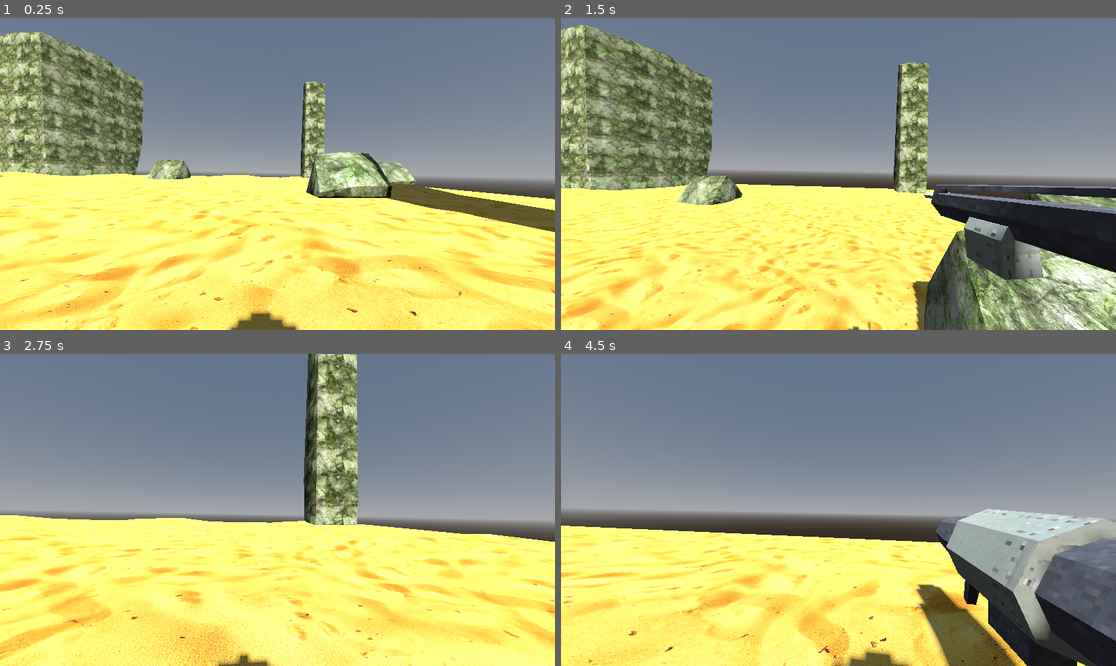
Above: before the commit, frames 1-4 (two rows, left to right).
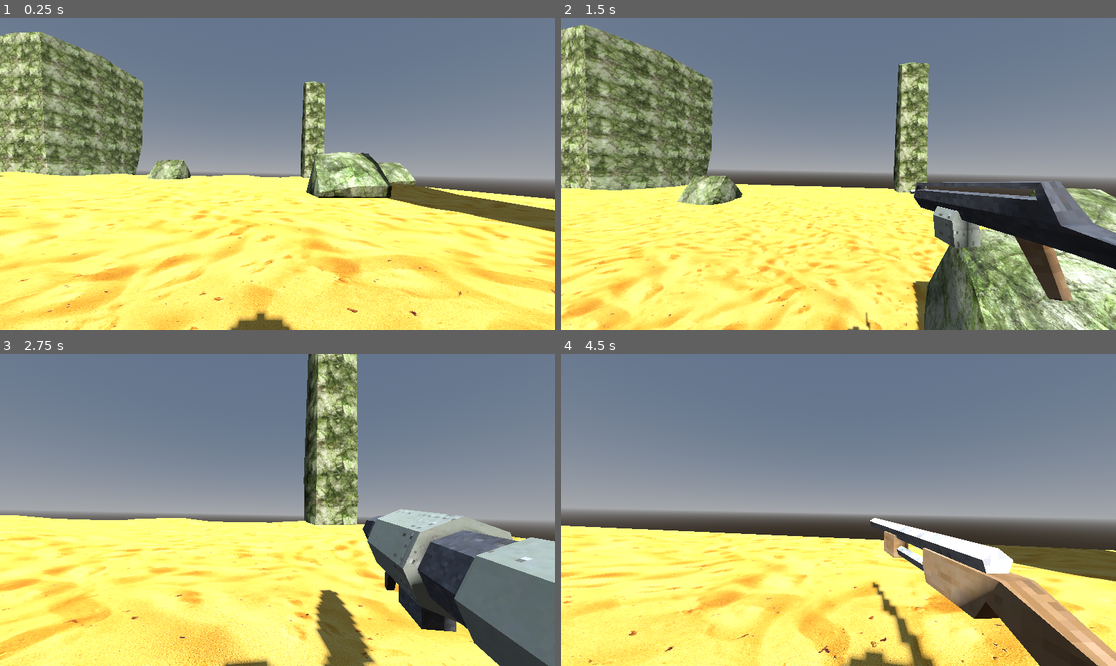
Above: after the commit, the same moments.

Repository: alxanderapollo/FPS_course
Game: Godot game, scene res://world.tscn
The game is run twice, just before and just after one commit, with the same random seed, the same clock (stepped at 60 frames per second) and the same inputs.
Inputs (mouse positions are in pixels of both pictures, inside the frame that each line leads up to):
- Up to frame 1 (0.25 s): no input
- Up to frame 2 (1.5 s): tap Enter at 0.5 s; move the mouse to (866, 174) at 0.52 s; hold W (move_forward) from 0.53 s (still down); tap 1 at 0.6 s; tap Space (jump) at 0.77 s; move the mouse to (810, 174) at 1.27 s; tap 2 at 1.35 s
- Up to frame 3 (2.75 s): keep holding W (move_forward); tap Space (jump) at 1.52 s; move the mouse to (288, 503) at 2.02 s; tap 3 at 2.1 s
- Up to frame 4 (4.5 s): keep holding W (move_forward); move the mouse to (832, 516) at 2.77 s; tap 4 at 2.85 s; tap Space (jump) at 3.02, 3.77 s; move the mouse to (877, 513) at 3.52 s; tap 5 at 3.6 s; move the mouse to (794, 506) at 4.27 s; tap 6 at 4.35 s

The runs differ from the first frame. In frame 1, 0.1% of the frame differs, in the area x 44-54%, y 93-100%; in frame 2, 5.8%; in frame 3, 14%; in frame 4, 17%, in the area x 48-100%, y 49-100%.

Commit message:
fixed animations adding hit effects next

Diff:
--- a/characters/player/player.tscn
+++ b/characters/player/player.tscn
@@ -135,32 +135,65 @@
 &"attack": SubResource("Animation_3t07l")
 }
 
-[sub_resource type="Animation" id="Animation_58jvb"]
+[sub_resource type="Animation" id="Animation_8l73k"]
+length = 0.001
+tracks/0/type = "value"
+tracks/0/imported = false
+tracks/0/enabled = true
+tracks/0/path = NodePath(".:position")
+tracks/0/interp = 1
+tracks/0/loop_wrap = true
+tracks/0/keys = {
+"times": PackedFloat32Array(0),
+"transitions": PackedFloat32Array(1),
+"update": 0,
+"values": [Vector3(0.88533324, -0.61905533, -4.1176085)]
+}
+tracks/1/type = "value"
+tracks/1/imported = false
+tracks/1/enabled = true
+tracks/1/path = NodePath(".:quaternion")
+tracks/1/interp = 1
+tracks/1/loop_wrap = true
+tracks/1/keys = {
+"times": PackedFloat32Array(0),
+"transitions": PackedFloat32Array(1),
+"update": 0,
+"values": [Quaternion(-0.05017462, 0, 0, 0.9987405)]
+}
+
+[sub_resource type="Animation" id="Animation_gqopd"]
+resource_name = "attack"
 length = 0.5
-step = 0.05
-tracks/0/type = "value"
-tracks/0/imported = false
-tracks/0/enabled = true
-tracks/0/path = NodePath("Shotgun:position")
-tracks/0/interp = 1
-tracks/0/loop_wrap = true
-tracks/0/keys = {
-"times": PackedFloat32Array(0),
-"transitions": PackedFloat32Array(1),
-"update": 0,
-"values": [Vector3(-0.05969876, -0.007722497, 4.045519)]
-}
-tracks/1/type = "value"
-tracks/1/imported = false
-tracks/1/enabled = true
-tracks/1/path = NodePath("Shotgun:quaternion")
-tracks/1/interp = 1
-tracks/1/loop_wrap = true
-tracks/1/keys = {
-"times": PackedFloat32Array(0),
-"transitions": PackedFloat32Array(1),
-"update": 0,
-"values": [Quaternion(-1.672648e-10, 0, 0, 1)]
+tracks/0/type = "value"
+tracks/0/imported = false
+tracks/0/enabled = true
+tracks/0/path = NodePath(".:position")
+tracks/0/interp = 2
+tracks/0/loop_wrap = true
+tracks/0/keys = {
+"times": PackedFloat32Array(0, 0.30014843),
+"transitions": PackedFloat32Array(1, 1),
+"update": 0,
+"values": [Vector3(0.88533324, -0.61905533, -4.1176085), Vector3(0.88533324, -0.57298934, -3.811203)]
+}
+tracks/1/type = "value"
+tracks/1/imported = false
+tracks/1/enabled = true
+tracks/1/path = NodePath(".:quaternion")
+tracks/1/interp = 2
+tracks/1/loop_wrap = true
+tracks/1/keys = {
+"times": PackedFloat32Array(0, 0.30014843),
+"transitions": PackedFloat32Array(1, 1),
+"update": 0,
+"values": [Quaternion(-0.05017462, 0, 0, 0.9987405), Quaternion(-0.050174616, 0, 0, 0.9987405)]
+}
+
+[sub_resource type="AnimationLibrary" id="AnimationLibrary_aqrcq"]
+_data = {
+&"RESET": SubResource("Animation_8l73k"),
+&"attack": SubResource("Animation_gqopd")
 }
 
 [sub_resource type="Animation" id="Animation_icpky"]
@@ -168,26 +201,53 @@
 tracks/0/type = "value"
 tracks/0/imported = false
 tracks/0/enabled = true
-tracks/0/path = NodePath("Shotgun:position")
+tracks/0/path = NodePath(".:position")
 tracks/0/interp = 2
 tracks/0/loop_wrap = true
 tracks/0/keys = {
-"times": PackedFloat32Array(0, 0.1),
-"transitions": PackedFloat32Array(1, 1),
-"update": 0,
-"values": [Vector3(-0.05969876, -0.007722497, 4.045519), Vector3(-0.05969876, -0.007722497, 6.926503)]
-}
-tracks/1/type = "value"
-tracks/1/imported = false
-tracks/1/enabled = true
-tracks/1/path = NodePath("Shotgun:quaternion")
-tracks/1/interp = 1
-tracks/1/loop_wrap = true
-tracks/1/keys = {
-"times": PackedFloat32Array(0, 0.1),
-"transitions": PackedFloat32Array(1, 1),
-"update": 0,
-"values": [Quaternion(-1.672648e-10, 0, 0, 1), Quaternion(-1.672648e-10, 0, 0, 1)]
+"times": PackedFloat32Array(0, 0.050181046, 0.09986438, 0.2501377, 0.35, 0.45, 0.55044883),
+"transitions": PackedFloat32Array(1, 1, 1, 1, 1, 1, 1),
+"update": 0,
+"values": [Vector3(0.085829705, -0.19688678, 0.030000448), Vector3(0.0788773, -0.14939159, 0.34164053), Vector3(0.0788773, -0.14939159, 0.34164053), Vector3(0.08871028, -0.04347658, -0.115033746), Vector3(0.09397331, -0.78251696, -0.28632367), Vector3(0.087489575, 0.12793362, -0.07530534), Vector3(0.085829705, -0.19688678, 0.030000448)]
+}
+tracks/1/type = "value"
+tracks/1/imported = false
+tracks/1/enabled = true
+tracks/1/path = NodePath(".:quaternion")
+tracks/1/interp = 2
+tracks/1/loop_wrap = true
+tracks/1/keys = {
+"times": PackedFloat32Array(0, 0.050181046, 0.09986438, 0.2501377, 0.35, 0.45, 0.55044883),
+"transitions": PackedFloat32Array(1, 1, 1, 1, 1, 1, 1),
+"update": 0,
+"values": [Quaternion(0.16842829, 0.011353726, 0.004540917, 0.9856381), Quaternion(0.0009999161, 0.010999324, -0.0009999385, 0.9999385), Quaternion(0.0009999162, 0.010999326, -0.0009999385, 0.9999385), Quaternion(0.77899575, 0.009269744, 0.02506414, 0.62645954), Quaternion(0.7789957, 0.009269742, 0.025064139, 0.6264596), Quaternion(0.7789957, 0.009269743, 0.025064139, 0.6264596), Quaternion(0.16842829, 0.011353726, 0.004540917, 0.9856381)]
+}
+
+[sub_resource type="Animation" id="Animation_58jvb"]
+length = 0.001
+tracks/0/type = "value"
+tracks/0/imported = false
+tracks/0/enabled = true
+tracks/0/path = NodePath(".:position")
+tracks/0/interp = 1
+tracks/0/loop_wrap = true
+tracks/0/keys = {
+"times": PackedFloat32Array(0),
+"transitions": PackedFloat32Array(1),
+"update": 0,
+"values": [Vector3(0.085829705, -0.19688678, 0.030000448)]
+}
+tracks/1/type = "value"
+tracks/1/imported = false
+tracks/1/enabled = true
+tracks/1/path = NodePath(".:quaternion")
+tracks/1/interp = 1
+tracks/1/loop_wrap = true
+tracks/1/keys = {
+"times": PackedFloat32Array(0),
+"transitions": PackedFloat32Array(1),
+"update": 0,
+"values": [Quaternion(0.16745673, 0.011352581, 0.00450868, 0.9858037)]
 }
 
 [sub_resource type="AnimationLibrary" id="AnimationLibrary_8l73k"]
@@ -196,67 +256,6 @@
 &"attack": SubResource("Animation_icpky")
 }
 
-[sub_resource type="Animation" id="Animation_8l73k"]
-length = 0.001
-tracks/0/type = "value"
-tracks/0/imported = false
-tracks/0/enabled = true
-tracks/0/path = NodePath(".:position")
-tracks/0/interp = 1
-tracks/0/loop_wrap = true
-tracks/0/keys = {
-"times": PackedFloat32Array(0),
-"transitions": PackedFloat32Array(1),
-"update": 0,
-"values": [Vector3(0.88533324, -0.61905533, -4.1176085)]
-}
-tracks/1/type = "value"
-tracks/1/imported = false
-tracks/1/enabled = true
-tracks/1/path = NodePath(".:quaternion")
-tracks/1/interp = 1
-tracks/1/loop_wrap = true
-tracks/1/keys = {
-"times": PackedFloat32Array(0),
-"transitions": PackedFloat32Array(1),
-"update": 0,
-"values": [Quaternion(-0.05017462, 0, 0, 0.9987405)]
-}
-
-[sub_resource type="Animation" id="Animation_gqopd"]
-resource_name = "attack"
-length = 0.5
-tracks/0/type = "value"
-tracks/0/imported = false
-tracks/0/enabled = true
-tracks/0/path = NodePath(".:position")
-tracks/0/interp = 2
-tracks/0/loop_wrap = true
-tracks/0/keys = {
-"times": PackedFloat32Array(0, 0.30014843),
-"transitions": PackedFloat32Array(1, 1),
-"update": 0,
-"values": [Vector3(0.88533324, -0.61905533, -4.1176085), Vector3(0.88533324, -0.57298934, -3.811203)]
-}
-tracks/1/type = "value"
-tracks/1/imported = false
-tracks/1/enabled = true
-tracks/1/path = NodePath(".:quaternion")
-tracks/1/interp = 2
-tracks/1/loop_wrap = true
-tracks/1/keys = {
-"times": PackedFloat32Array(0, 0.30014843),
-"transitions": PackedFloat32Array(1, 1),
-"update": 0,
-"values": [Quaternion(-0.05017462, 0, 0, 0.9987405), Quaternion(-0.050174616, 0, 0, 0.9987405)]
-}
-
-[sub_resource type="AnimationLibrary" id="AnimationLibrary_aqrcq"]
-_data = {
-&"RESET": SubResource("Animation_8l73k"),
-&"attack": SubResource("Animation_gqopd")
-}
-
 [node name="Player" type="CharacterBody3D"]
 collision_layer = 2
 collision_mask = 3
@@ -267,7 +266,7 @@
 shape = SubResource("CapsuleShape3D_b886q")
 
 [node name="MeshInstance3D" type="MeshInstance3D" parent="."]
-transform = Transform3D(1, 0, 0, 0, 1, 0, 0, 0, 1, 0, 1, 0)
+transform = Transform3D(0.9915306, 0, 0, 0, 0.9915306, 0, 0, 0, 0.9915306, 0, 1, 0)
 mesh = SubResource("CapsuleMesh_508ok")
 
 [node name="Camera3D" type="Camera3D" parent="."]
@@ -300,6 +299,7 @@
 
 [node name="MachineGun" type="Node3D" parent="Camera3D/Weapon Manager/Weapons"]
 transform = Transform3D(0.9974082, -0.071301304, -0.009640308, 0.071643725, 0.9965574, 0.04172177, 0.0066323103, -0.042304218, 0.9990829, -0.024261892, -0.027887583, -0.31942272)
+visible = false
 
 [node name="Graphics" type="Node3D" parent="Camera3D/Weapon Manager/Weapons/MachineGun"]
 transform = Transform3D(1.0000001, 0, 0, 0, 1, 0, 0, 0, 1, 0, 0, 0)
@@ -314,13 +314,33 @@
 [node name="MachineGun_mm" parent="Camera3D/Weapon Manager/Weapons/MachineGun/Graphics" instance=ExtResource("4_c6leb")]
 transform = Transform3D(0.29138622, 2.8521754e-09, 0, 9.313226e-10, 0.36248112, 0.07420516, 1.8626451e-09, -0.056238137, 0.478287, 0.026876986, 0.04972446, 0.47719836)
 
+[node name="RocketLauncher" type="Node3D" parent="Camera3D/Weapon Manager/Weapons"]
+transform = Transform3D(1, 0, 0, 0, 1, 0, 0, 0, 1, -0.2312035, 0.08443797, 3.4089165)
+visible = false
+
+[node name="Graphics" type="Node3D" parent="Camera3D/Weapon Manager/Weapons/RocketLauncher"]
+transform = Transform3D(1, 0, 0, 0, 0.99496484, 0.10022284, 0, -0.100222826, 0.994965, 0.88533324, -0.61905533, -4.1176085)
+rotation_edit_mode = 1
+
+[node name="AnimationPlayer" type="AnimationPlayer" parent="Camera3D/Weapon Manager/Weapons/RocketLauncher/Graphics"]
+libraries = {
+&"": SubResource("AnimationLibrary_aqrcq")
+}
+autoplay = "RESET"
+
+[node name="RocketLauncher" parent="Camera3D/Weapon Manager/Weapons/RocketLauncher/Graphics" instance=ExtResource("7_x5dtk")]
+transform = Transform3D(0.59663284, -0.016428072, -0.10937402, 0.016443346, 0.60657305, -0.0014097374, 0.109371744, -0.0015777722, 0.59685725, -0.09115744, 0, 0)
+
 [node name="Shotgun" type="Node3D" parent="Camera3D/Weapon Manager/Weapons"]
-transform = Transform3D(1, 0, 0, 0, 0.9904804, -0.13765201, 0, 0.13765201, 0.9904804, 0.09380251, -0.137236, 0.66601455)
-rotation_edit_mode = 1
-visible = false
+transform = Transform3D(0.99975604, 0.0020217511, 0.021995293, -0.009977956, 0.9297444, 0.3680701, -0.019705856, -0.36819977, 0.9295378, 0, 0, 0)
+rotation_edit_mode = 1
 
 [node name="Graphics" type="Node3D" parent="Camera3D/Weapon Manager/Weapons/Shotgun"]
-transform = Transform3D(1, 0, 0, 0, 0.99999994, 0, 0, 0, 0.99999994, 0, 0, 0)
+transform = Transform3D(0.99970204, -0.0050872173, 0.023892863, 0.012691487, 0.9438762, -0.33005673, -0.020872826, 0.33026147, 0.94365907, 0.085829705, -0.19688678, 0.030000448)
+rotation_edit_mode = 1
+
+[node name="shotgun" parent="Camera3D/Weapon Manager/Weapons/Shotgun/Graphics" instance=ExtResource("6_rpf03")]
+transform = Transform3D(0.9996893, 0.013104485, 0.021215808, -0.014904644, 0.9960924, 0.087045655, -0.019992236, -0.08733474, 0.9959787, -0.0018845797, 0.06521082, 0.036753833)
 rotation_edit_mode = 1
 
 [node name="AnimationPlayer" type="AnimationPlayer" parent="Camera3D/Weapon Manager/Weapons/Shotgun/Graphics"]
@@ -329,33 +349,7 @@
 }
 autoplay = "RESET"
 
-[node name="Shotgun" parent="Camera3D/Weapon Manager/Weapons/Shotgun/Graphics" instance=ExtResource("6_rpf03")]
-transform = Transform3D(1, 0, 0, 0, 0.9999999, 3.3452957e-10, 0, -3.3452957e-10, 0.9999999, -0.05969876, -0.007722497, 4.045519)
-rotation_edit_mode = 1
-
-[node name="RocketLauncher" type="Node3D" parent="Camera3D/Weapon Manager/Weapons"]
-transform = Transform3D(1, 0, 0, 0, 1, 0, 0, 0, 1, -0.2312035, 0.08443797, 3.4089165)
-visible = false
-
-[node name="Graphics" type="Node3D" parent="Camera3D/Weapon Manager/Weapons/RocketLauncher"]
-transform = Transform3D(1, 0, 0, 0, 0.99496484, 0.10022284, 0, -0.100222826, 0.994965, 0.88533324, -0.61905533, -4.1176085)
-rotation_edit_mode = 1
-
-[node name="AnimationPlayer" type="AnimationPlayer" parent="Camera3D/Weapon Manager/Weapons/RocketLauncher/Graphics"]
-libraries = {
-&"": SubResource("AnimationLibrary_aqrcq")
-}
-autoplay = "RESET"
-
-[node name="RocketLauncher" parent="Camera3D/Weapon Manager/Weapons/RocketLauncher/Graphics" instance=ExtResource("7_x5dtk")]
-transform = Transform3D(0.59663284, -0.016428072, -0.10937402, 0.016443346, 0.60657305, -0.0014097374, 0.109371744, -0.0015777722, 0.59685725, -0.09115744, 0, 0)
-
-[node name="Timer" type="Timer" parent="Camera3D/Weapon Manager"]
-autostart = true
-
 [node name="CharacterMover" parent="." instance=ExtResource("3_exd8k")]
 
 [node name="HealthManager" parent="." instance=ExtResource("4_5dc8e")]
 verbose = true
-
-[connection signal="timeout" from="Camera3D/Weapon Manager/Timer" to="Camera3D/Weapon Manager" method="test_attack_animation"]
--- a/characters/player/weapon_manager.gd
+++ b/characters/player/weapon_manager.gd
@@ -39,8 +39,3 @@
 	else: cur_weapon.show()
 
 	return false
-
-
-func test_attack_animation():
-	for weapon in weapons:
-		weapon.get_node("Graphics/AnimationPlayer").play("attack")
